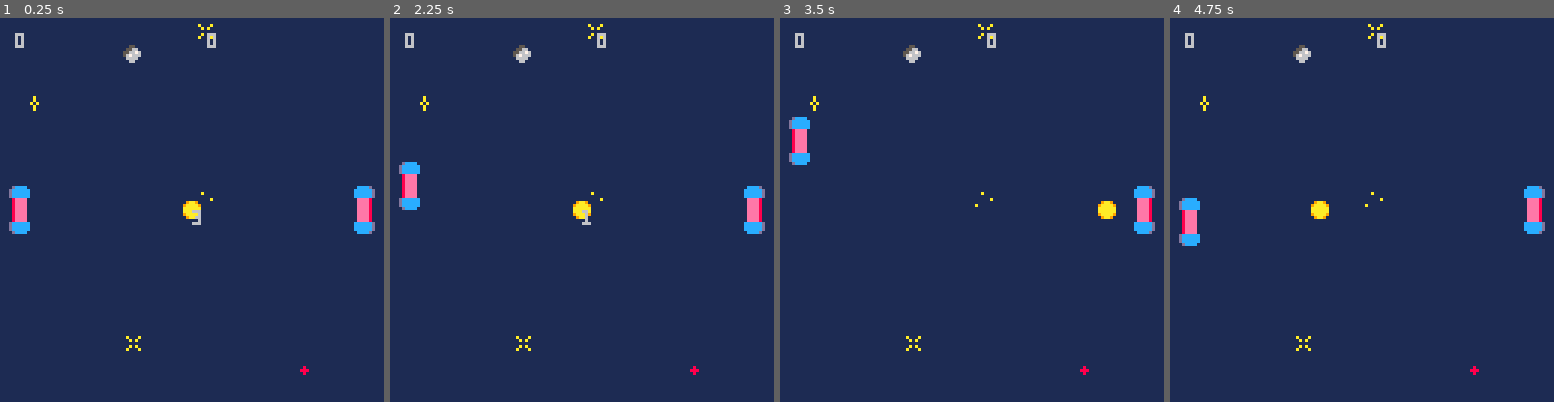
Above: before the commit, frames 1-4 (left to right).
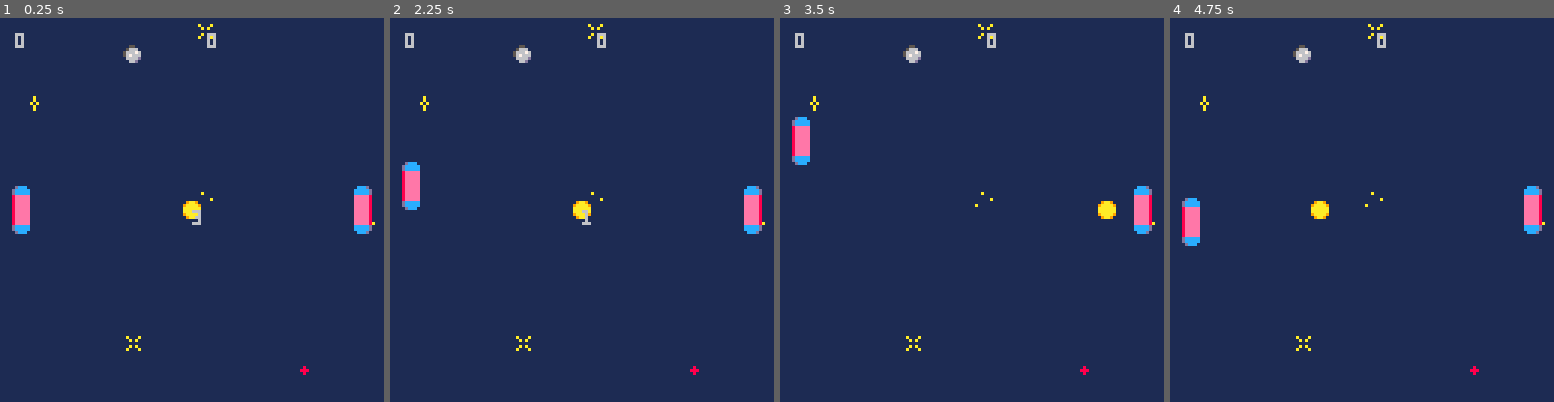
Above: after the commit, the same moments.

Repository: JScott/pico-carts
Game: PICO-8 cartridge pong.p8
Same seed, same stepped clock (60 frames per second), same inputs: the game is played once before the commit and once after it.
Inputs:
- Up to frame 1 (0.25 s): no input
- Up to frame 2 (2.25 s): tap X (X key) at 0.33, 1.07, 1.85 s; tap O (Z key) at 0.7, 1.7, 2.1 s; hold Right 1.6-2.1 s; hold Up from 2.15 s (still down)
- Up to frame 3 (3.5 s): release Up at 2.42 s; hold Right 2.47-3.03 s; tap O (Z key) at 2.5, 2.9, 3.3 s; tap X (X key) at 2.97 s; hold Left from 3.08 s (still down)
- Up to frame 4 (4.75 s): release Left at 3.58 s; hold Down 3.63-3.97 s; tap O (Z key) at 3.7, 4.1, 4.5 s; hold Right 4.02-4.68 s; tap X (X key) at 4.08 s; hold Up from 4.73 s (still down)

The runs differ from the first frame. In frame 1, 0.4% of the frame differs, in the area x 2-98%, y 7-57%; in frame 2, 0.4%; in frame 3, 0.4%; in frame 4, 0.4%.

Commit message:
Made it a little easier for everyone

Diff:
--- a/pong.p8
+++ b/pong.p8
@@ -28,7 +28,7 @@
   y = half,
   left_facing = true,
   score = 0,
-  speed = 1.75
+  speed = 2
 }
 ball = {
   x = half,
@@ -158,8 +158,8 @@
 function ball_hitting(paddle)
   return ball.x-ball.radius < paddle.x
      and ball.x+ball.radius > paddle.x
-     and ball.y <= paddle.y+8
-     and ball.y >= paddle.y-8
+     and ball.y <= paddle.y+8+ball.radius
+     and ball.y >= paddle.y-8-ball.radius
 end
 
 function reset_game()
Not shown, changed: 20 lines of the sprite sheet (__gfx__) section of pong.p8
